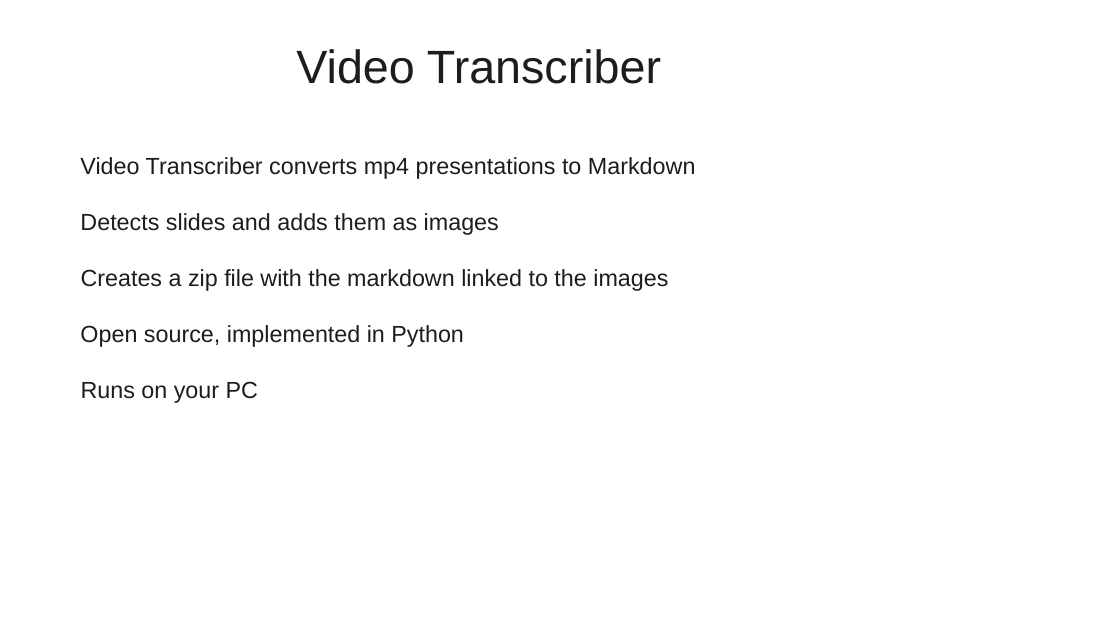
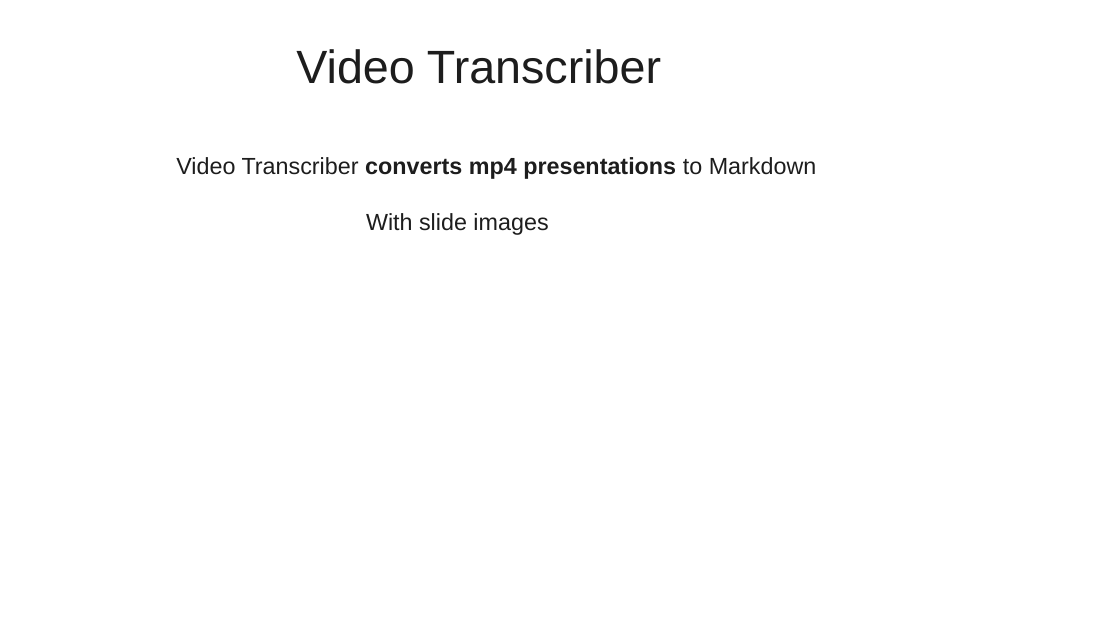
Before and after one commit to romilly/video-transcriber, a slide deck: slide 3 of docs/VideoTranscriber.odp. Drawn at 1120x630 pixels with LibreOffice and Linux fonts; fonts in the diff are those of the drawing. Boxes give left, top, right and bottom in pixels: in the first picture for what was removed or moved away, otherwise in the second. Text is boxed around its words. In the diff, an @@ line names an element or a change of style, - is before the commit and + after.

```diff
--- a/docs/VideoTranscriber.odp
+++ b/docs/VideoTranscriber.odp
@@ text "Video Transcriber converts mp4 presentations ...": place and size @@
-text "Video Transcriber converts mp4 presentations ..." at box(80, 157, 696, 179)
+text "Video Transcriber converts mp4 presentations ..." at box(176, 157, 817, 179)
@@ text "Video Transcriber converts mp4 presentations ..." at box(176, 157, 817, 179): bold on in "converts mp4 presentations" @@
@@ text at box(366, 213, 548, 235): text changed @@
-Detects slides and adds them as images
+With slide images
@@ text removed at box(81, 269, 668, 291) @@
-Creates a zip file with the markdown linked to the images
@@ text removed at box(80, 325, 464, 347) @@
-Open source, implemented in Python
@@ text removed at box(81, 381, 258, 403) @@
-Runs on your PC
```
Also in this commit, not shown: 3 other slides changed, 47 other files.
